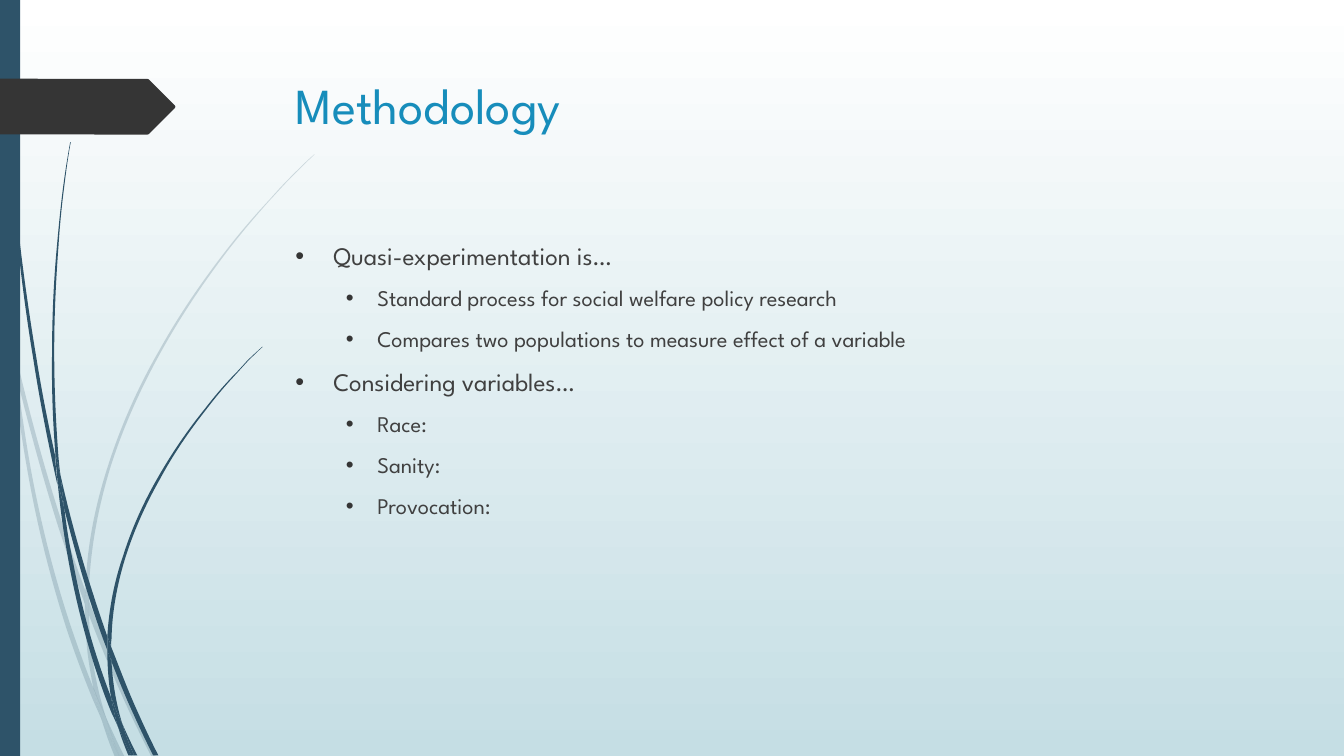
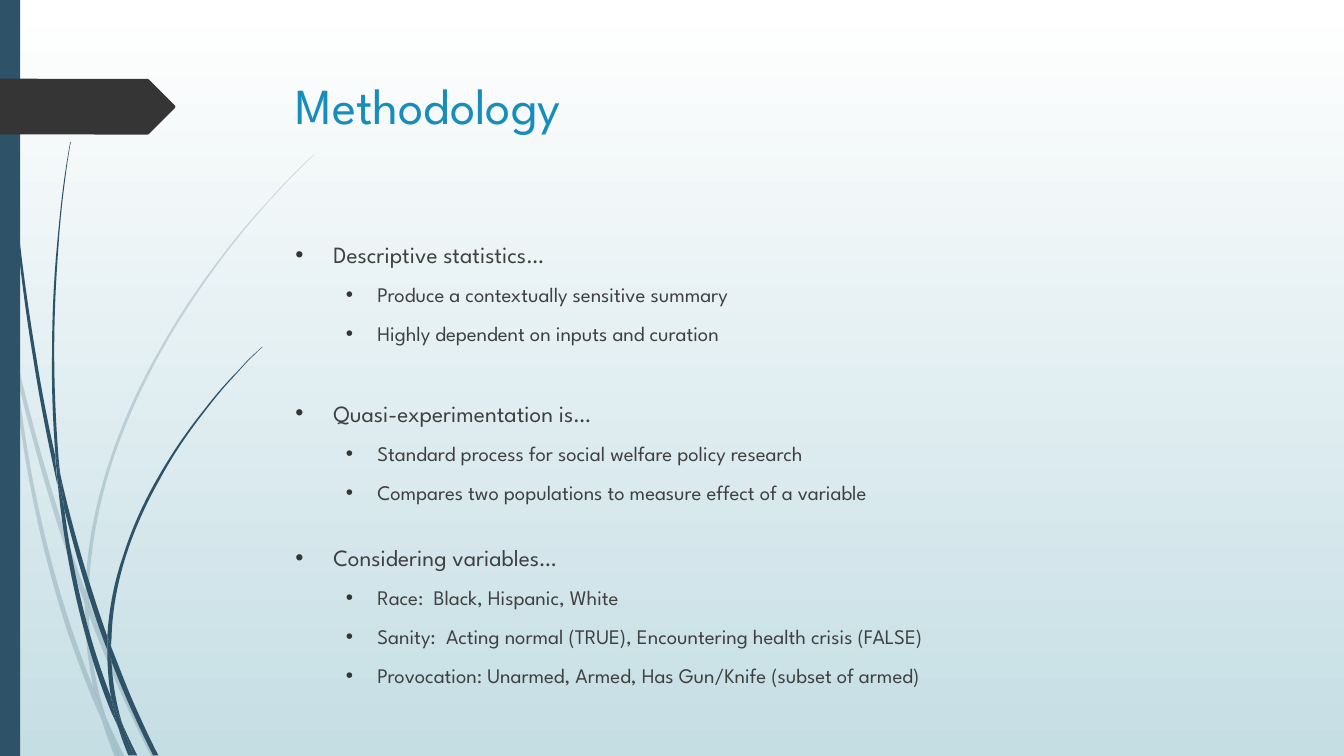
Before and after one commit to dr-natetorious/TIM-7101-Statistics, a slide deck: slide 7 of Section_3_Mgmt_Informed/Week8_Presentation/BachmeierNTIM7101-8.pptx. Drawn at 1344x756 pixels with LibreOffice and Linux fonts; fonts in the diff are those of the drawing. Boxes give left, top, right and bottom in pixels: in the first picture for what was removed or moved away, otherwise in the second. Text is boxed around its words. In the diff, an @@ line names an element or a change of style, - is before the commit and + after.

```diff
--- a/Section_3_Mgmt_Informed/Week8_Presentation/BachmeierNTIM7101-8.pptx
+++ b/Section_3_Mgmt_Informed/Week8_Presentation/BachmeierNTIM7101-8.pptx
@@ text at [333,247,728,346]: paragraphs added @@
+• Descriptive statistics…
+  • Produce a contextually sensitive summary
+  • Highly dependent on inputs and curation
@@ text at [333,406,867,571]: size 18 to 16.6 pt in "Quasi-experimentation is…", "Considering variables…"; size 16 to 14.8 pt in "Standard process for social welfare policy research", "Compares two populations to measure effect of ..." @@
@@ text at [377,590,922,687]: text changed; size 16 to 14.8 pt @@
-  • Race:
-  • Sanity:
-  • Provocation:
+  • Race: Black, Hispanic, White
+  • Sanity: Acting normal (TRUE), Encountering health crisis (FALSE)
+  • Provocation: Unarmed, Armed, Has Gun/Knife (subset of armed)
```
Also in this commit, not shown: 4 other slides changed, 2 other files.
